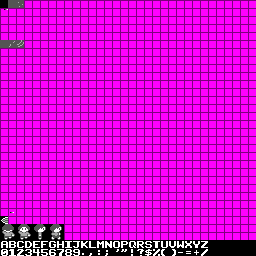
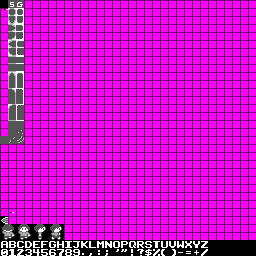
Comparing the layer stacks of the two 256px x 256px images. Changes:
added layer "Calque 1" above "bitmask GRASS" over [0, 136, 24, 144]
added layer "bitmask GRASS" above "bitmask STONE" over [8, 2, 24, 136]
added layer "bitmask STONE" above "Textures" over [8, 4, 16, 136]
painted on "Textures" over [0, 40, 24, 48]
